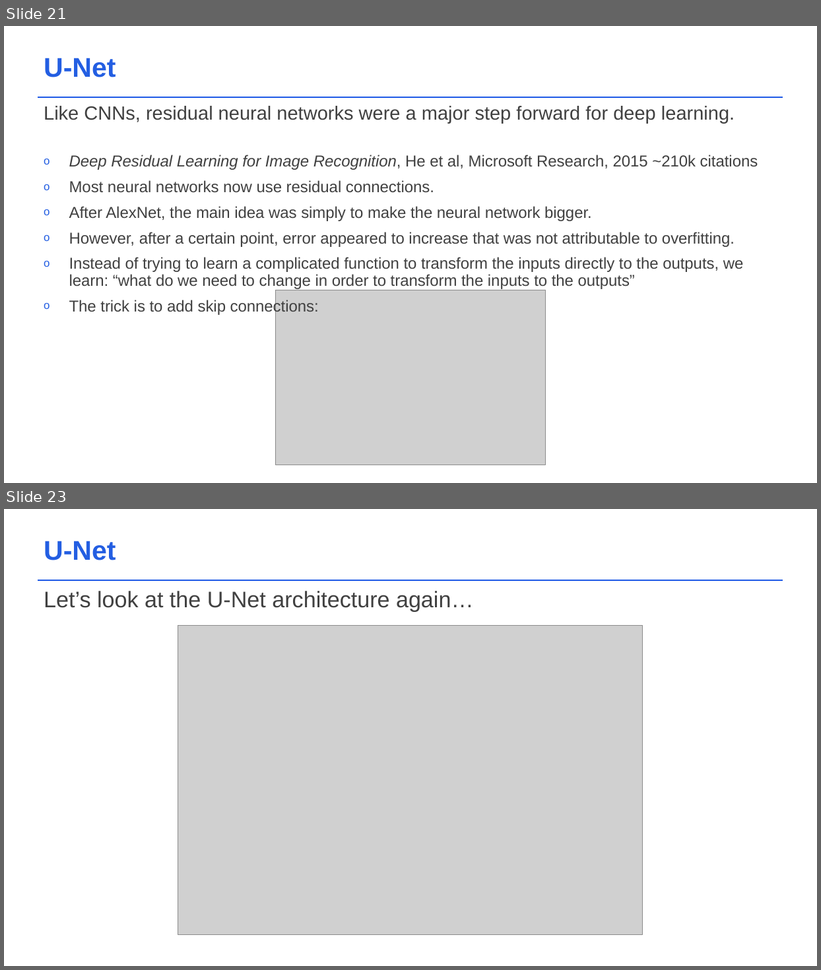
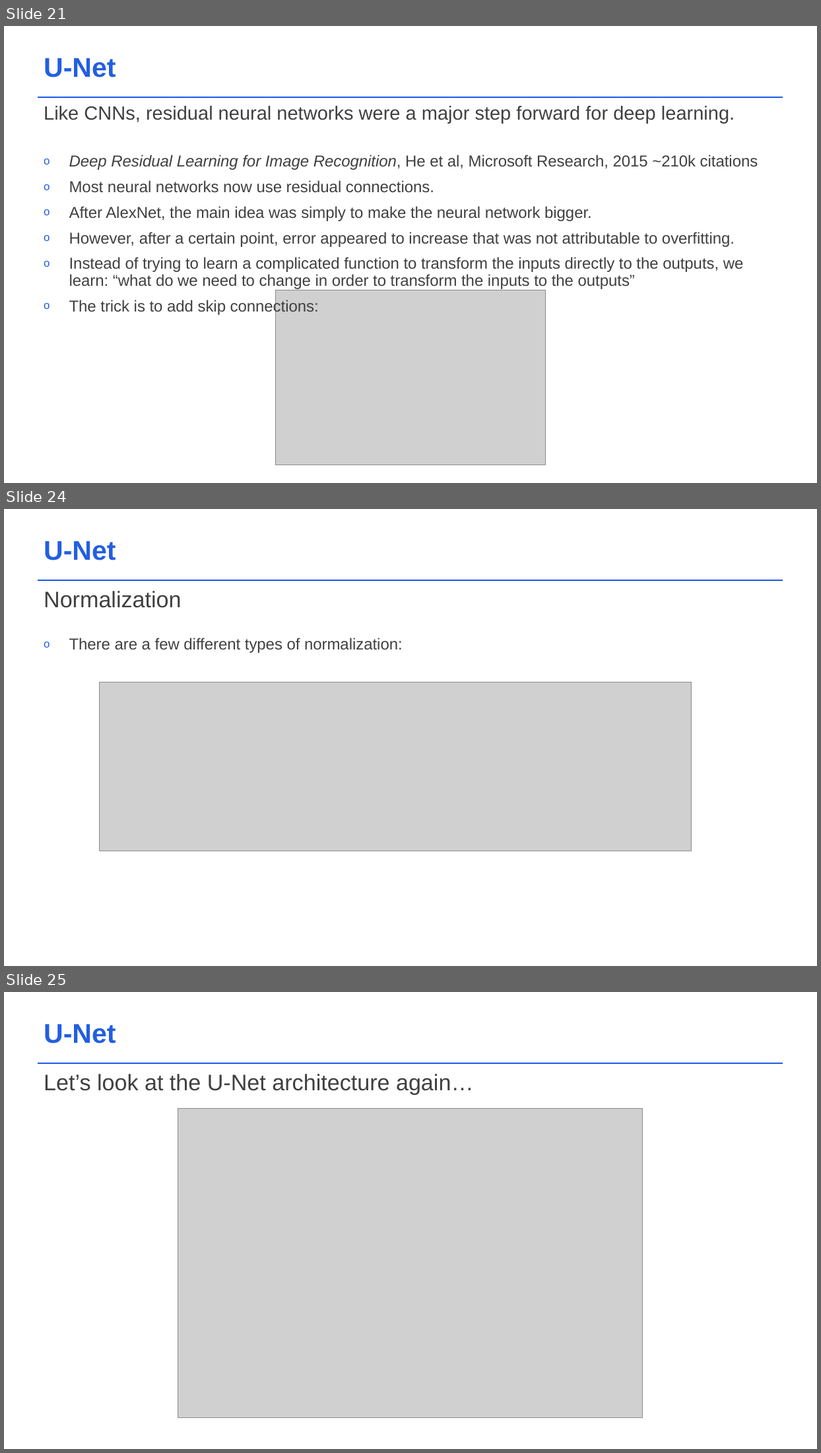
Before and after one commit to acceleratescience/diffusion-models, a slide deck: slides/3_Building-blocks.pptx. Shown one above the other, each under a label of ours: slides 21 and 23 before the commit, slides 21, 24 and 25 after it; the slides between them are not shown. The pictures are 821x970 and 821x1453 pixels, drawn with LibreOffice and Linux fonts; fonts in the diff are those of the drawing; grey boxes stand for pictures; background and template pictures are left out. Boxes give left, top, right and bottom in pixels: in the first picture for what was removed or moved away, otherwise in the second. Text is boxed around its words. In the diff, an @@ line names an element or a change of style, - is before the commit and + after.

```diff
--- a/slides/3_Building-blocks.pptx
+++ b/slides/3_Building-blocks.pptx
@@ slide 24 added at box(4, 509, 817, 966), background #FFFFFF; not listed: 1 template element that a slide beside it also shows @@
@@ text added at box(44, 541, 116, 560), 32 pt, text #235EE2, bold @@
+U-Net
@@ text added at box(44, 591, 182, 608), 26.7 pt, text #404040 @@
+Normalization
@@ text added at box(69, 638, 403, 653), 18.7 pt, text #404040 @@
+o There are a few different types of normalization:
@@ picture added at box(99, 682, 692, 851) @@
@@ what was slide 23 is now slide 25 @@
```
Also in this commit, not shown: 5 slides changed, 1 other slide added, 5 other files.
